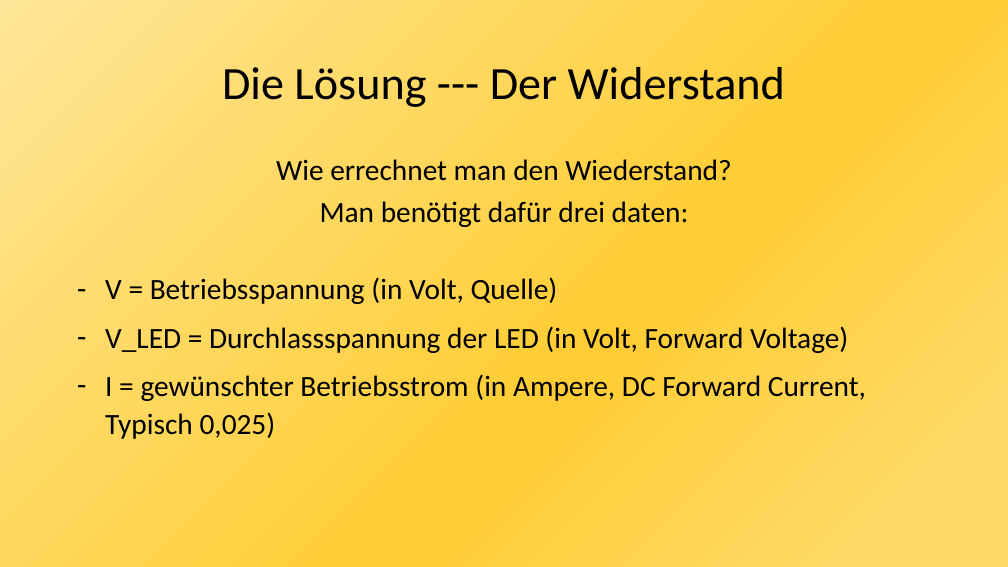
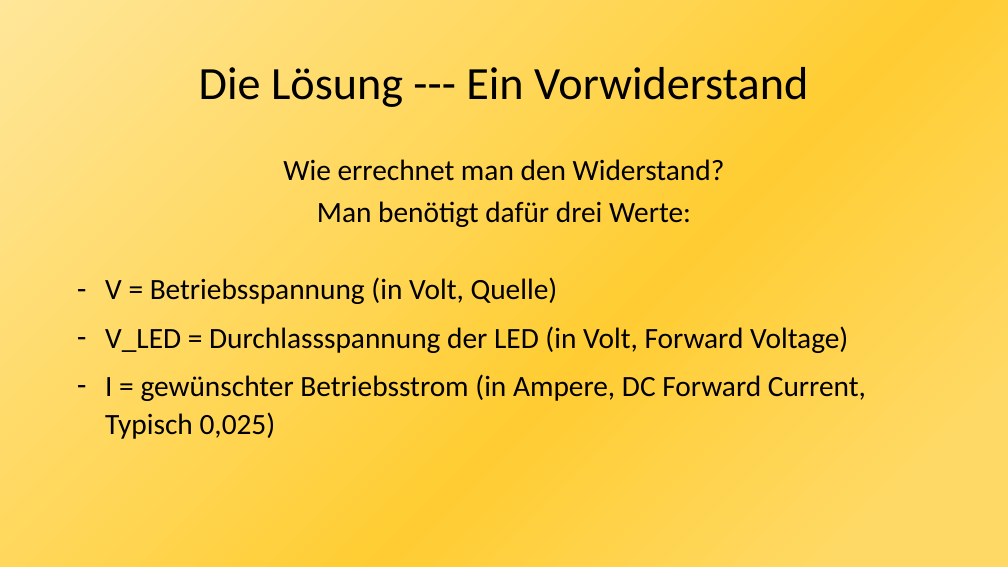
Before and after one commit to JonasHeilig/Arduino-GFS, a slide deck: slide 10 of Arduino-PP.pptx. Drawn at 1008x567 pixels with LibreOffice and Linux fonts; fonts in the diff are those of the drawing. Boxes give left, top, right and bottom in pixels: in the first picture for what was removed or moved away, otherwise in the second. Text is boxed around its words. In the diff, an @@ line names an element or a change of style, - is before the commit and + after.

Commit message:
Update Powerpoint

```diff
--- a/Arduino-PP.pptx
+++ b/Arduino-PP.pptx
@@ title at (199,67,808,107): text changed @@
-Die Lösung --- Der Widerstand
+Die Lösung --- Ein Vorwiderstand
@@ text at (283,159,725,227): text changed @@
-Wie errechnet man den Wiederstand?
-Man benötigt dafür drei daten:
+Wie errechnet man den Widerstand?
+Man benötigt dafür drei Werte:
```
Also in this commit, not shown: 4 other slides changed.
